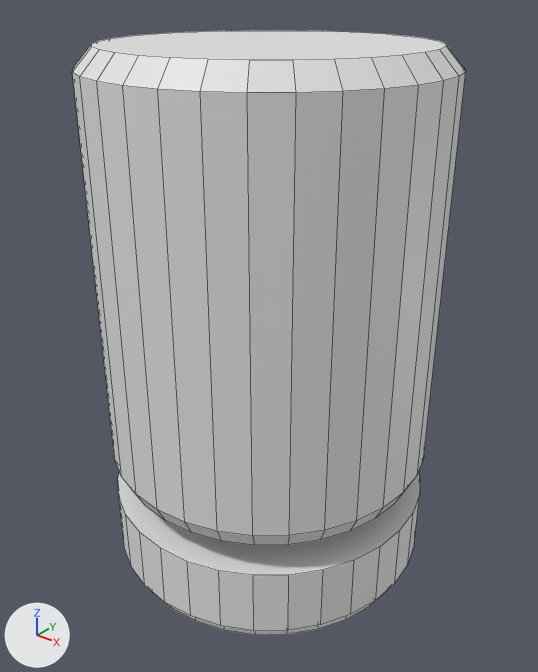
The Blender file BlenderModels/DrillBit.blend, before and after one commit.
Before and after are seen from a camera (50 mm lens) standing at (10.31, -12.88, 14.01) and looking at (0.09, -0.11, 6.09). Lighting does not change. The marker at lower left points along +X, +Y and +Z. Mesh edges are drawn as thin lines.
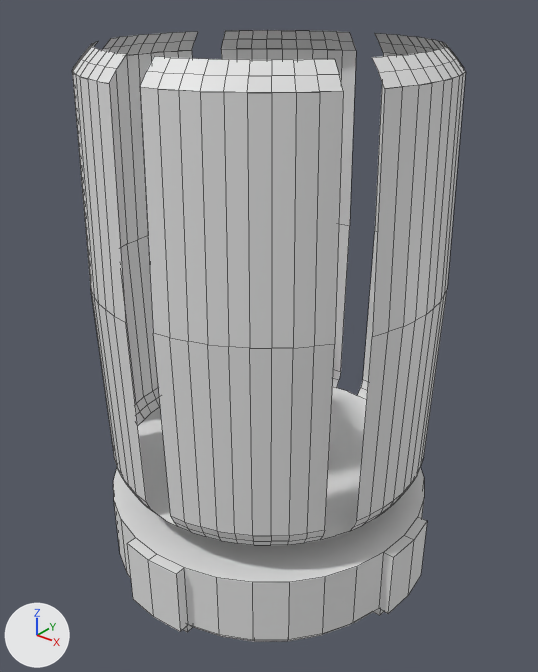
Boxes [x1, y1, x2, y2] around the edits, measured in the pictures (538 x 672 px):
'Cylinder.001', reshaped (7% taller): before [118, 472, 420, 635]; after [113, 467, 427, 642]
part 1 of me_cylinder_003, built on: before [92, 30, 446, 532]; after [72, 30, 465, 545]

Patch to the scene script:
```diff
--- a/BlenderModels/DrillBit.blend.py
+++ b/BlenderModels/DrillBit.blend.py
@@ me_cylinder_002 @@
 # used by ob_cylinder_001; location = (0.0, 0.0, 0.0)
-me_cylinder_002.from_pydata(...)  # 160 vertices, 130 faces; spans x -4.0..4.0, y -4.0..4.0, z 0.08..2.08
+me_cylinder_002.from_pydata(...)  # 206 vertices, 176 faces; spans x -4.38..4.38, y -4.38..4.38, z 0.0..2.0
+# me_cylinder_002 part 2: 160 vertices removed from x -4.0..4.0, y -4.0..4.0, z 0.08..2.08; 206 vertices added at x -4.38..4.38, y -4.38..4.38, z 0.0..2.0
@@ me_cylinder_003 @@
 # used by ob_cylinder; location = (0.0, 0.0, 0.0)
-me_cylinder_003.from_pydata(...)  # 192 vertices, 162 faces; spans x -4.0..4.0, y -4.0..4.0, z 2.75..12.75
+me_cylinder_003.from_pydata(...)  # 506 vertices, 361 faces, 4 loose edges; spans x -4.11..4.11, y -4.08..4.08, z 2.75..12.75
+# me_cylinder_003 part 1: 4 vertices removed from x 0.0, y -4.0..4.0, z 3.2..12.75; 318 vertices added at x -4.11..4.11, y -4.08..4.08, z 2.75..12.75
```
